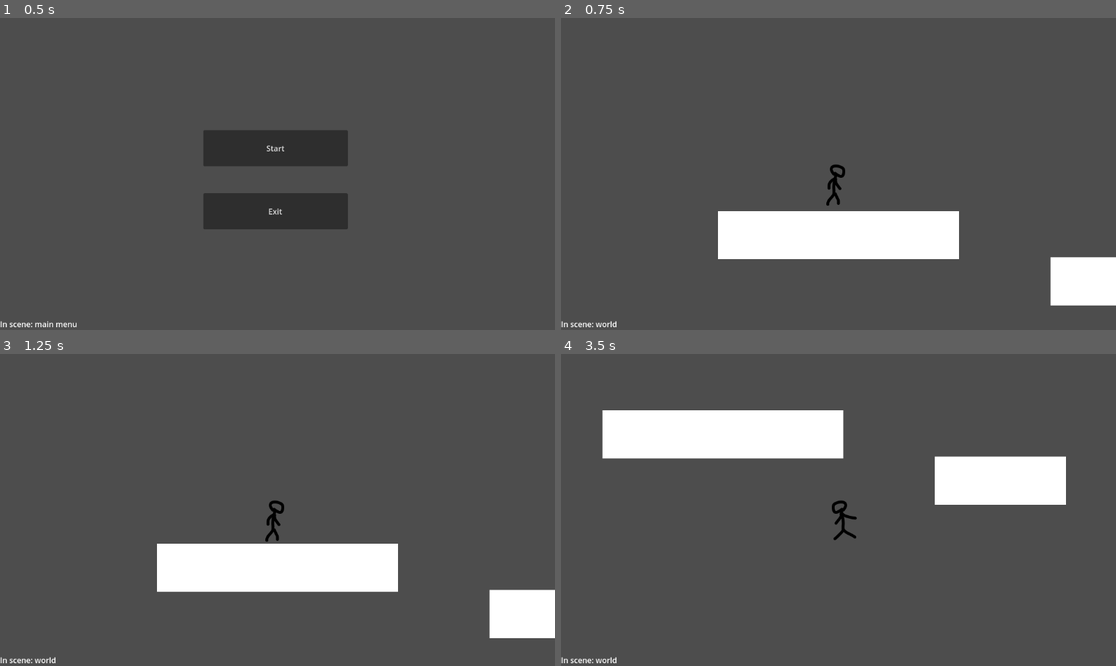
Above: before the commit, frames 1-4 (two rows, left to right).
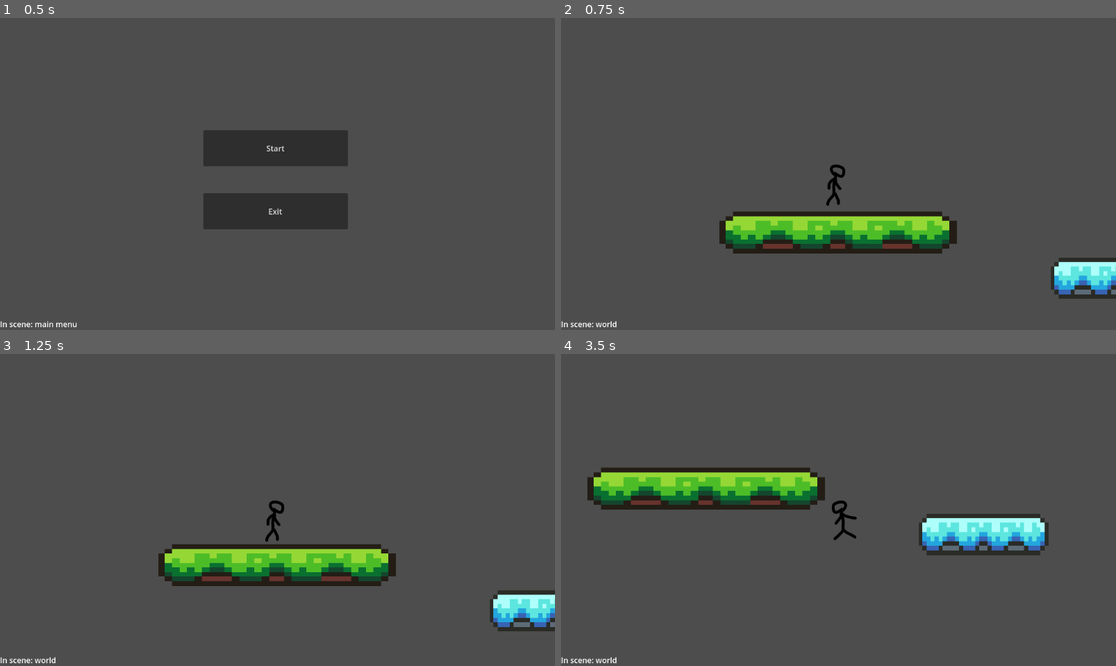
Above: after the commit, the same moments.

Repository: saperate/RatGame
Game: Godot game, scene res://scenes/main_menu.tscn
Two runs of this game, one before a commit and one after it. Both use one fixed random seed, a clock stepped at 60 frames per second and the inputs below.
Inputs:
- Up to frame 1 (0.5 s): no input
- Up to frame 2 (0.75 s): click "Start" at 0.5 s
- Up to frame 3 (1.25 s): no input
- Up to frame 4 (3.5 s): tap Enter at 1.25 s; hold Shift (shift, bound only after the commit) 1.28-2.03 s; hold D (move_right) 1.28-2.78 s; tap Space (jump) at 1.52, 2.27 s; tap Shift (shift, bound only after the commit) at 2.1 s; hold A (move_left) from 2.78 s (still down); hold Shift (shift, bound only after the commit) from 2.78 s (still down)

Frame 1 is identical in both runs. In frame 2, 8.5% of the frame differs, in the area x 28-100%, y 61-93%; in frame 3, 8.6%; in frame 4, 19%, in the area x 4-91%, y 18-65%.

Commit message:
Added friction & platform presets

Diff:
--- a/project.godot
+++ b/project.godot
@@ -42,3 +42,8 @@
 "events": [Object(InputEventKey,"resource_local_to_scene":false,"resource_name":"","device":0,"window_id":0,"alt_presse …(194 unchanged characters)…
 ]
 }
+shift={
+"deadzone": 0.5,
+"events": [Object(InputEventKey,"resource_local_to_scene":false,"resource_name":"","device":0,"window_id":0,"alt_pressed":false,"shift_pressed":false,"ctrl_pressed":false,"meta_pressed":false,"pressed":false,"keycode":0,"physical_keycode":4194325,"key_label":0,"unicode":0,"location":0,"echo":false,"script":null)
+]
+}
--- a/scenes/objects/platform.tscn
+++ b/scenes/objects/platform.tscn
@@ -1,16 +1,22 @@
-[gd_scene load_steps=3 format=3 uid="uid://f2acbw2bcsqm"]
+[gd_scene load_steps=4 format=3 uid="uid://f2acbw2bcsqm"]
 
-[sub_resource type="QuadMesh" id="QuadMesh_4dsg1"]
+[ext_resource type="Texture2D" uid="uid://d3ddo8o5d3f5w" path="res://resources/sprites/platforms.png" id="1_3xet0"]
+[ext_resource type="Script" path="res://scripts/platform.gd" id="2_hl335"]
 
 [sub_resource type="RectangleShape2D" id="RectangleShape2D_q6765"]
 size = Vector2(100, 33.3333)
 
-[node name="Platform" type="StaticBody2D"]
-
-[node name="MeshInstance2D" type="MeshInstance2D" parent="."]
-scale = Vector2(100, 100)
-mesh = SubResource("QuadMesh_4dsg1")
+[node name="Platform" type="AnimatableBody2D"]
+script = ExtResource("2_hl335")
 
 [node name="CollisionShape2D" type="CollisionShape2D" parent="."]
 scale = Vector2(1, 3)
 shape = SubResource("RectangleShape2D_q6765")
+
+[node name="PlatformSprite" type="Sprite2D" parent="."]
+texture_filter = 3
+scale = Vector2(3.09677, 9.6)
+texture = ExtResource("1_3xet0")
+region_enabled = true
+region_rect = Rect2(16.193, 0, 31.863, 10.156)
+script = ExtResource("2_hl335")
--- a/scenes/world.tscn
+++ b/scenes/world.tscn
@@ -19,6 +19,7 @@
 [node name="Platform2" parent="." instance=ExtResource("2_d5ry5")]
 position = Vector2(1152, 560)
 scale = Vector2(2.72924, 1)
+type = "ICE"
 
 [node name="SceneLabelContainer" type="CanvasLayer" parent="."]
 
--- /dev/null
+++ b/scripts/platform.gd
@@ -0,0 +1,37 @@
+@tool #used to run while editor is running
+extends Node
+
+@export_enum("GRASS", "ICE") var type: String = "GRASS";
+
+var types_dict = {
+	"GRASS": {
+		"friction": .75, # 1 means friction equal to the movement, < 1 = less
+		"rect": Rect2( # Coordinates for the texture
+			16.193,0, # X and Y
+			31.863,10.156 # Width and Height
+		)
+	},
+	"ICE": {
+		"friction": 0.1,
+		"rect": Rect2(
+			16.193,48.123,
+			31.863,10.156
+		)
+	}
+}
+
+func _ready():
+	if(has_node("PlatformSprite")):
+		var sprite : Sprite2D = get_node("PlatformSprite")
+		sprite.region_rect = types_dict[type]["rect"];
+
+#runs in both editor AND game, use editor hint if you dont want that
+func _process(delta):
+	# We only really need to constantly check in the editor,
+	# Idk why it would change while playing
+	if(Engine.is_editor_hint() and has_node("PlatformSprite")):
+		var sprite : Sprite2D = get_node("PlatformSprite")
+		sprite.region_rect = types_dict[type]["rect"];
+
+func get_friction():
+	return types_dict[type]["friction"];
--- a/scripts/player.gd
+++ b/scripts/player.gd
@@ -1,6 +1,7 @@
 extends CharacterBody2D
 
 const SPEED = 300.0
+const MAX_SPEED = 300.0
 const JUMP_VELOCITY = -500.0
 
 @onready var _animated_sprite = $AnimatedSprite2D
@@ -33,12 +34,37 @@
 
 	var direction = Input.get_axis("move_left", "move_right")
 	if direction:
-		velocity.x = direction * SPEED;
+		velocity.x = clamp(velocity.x + direction * SPEED, -MAX_SPEED, MAX_SPEED) * calc_speed_modifier();
 		#Temporary, we'll change this stuff to a state machine
 		_animated_sprite.play("run")
 		_animated_sprite.flip_h = true if direction == -1 else false
 	else:
-		velocity.x = move_toward(velocity.x, 0, SPEED)
+		velocity.x += velocity.x * (calc_friction_modifier(1) - 1);
 		_animated_sprite.play("idle")
 
 	move_and_slide()
+
+# This is called AFTER we clamp the speed
+func calc_speed_modifier():
+	var speed_modifer = 1;
+
+	if(Input.is_action_pressed("shift")):
+		speed_modifer *= 1.5;
+
+	#we could have smth here for a slowness modifier (ex: in a swamp)
+	#could possibly use the friction value, but it would need tweaking
+
+	return speed_modifer;
+
+func calc_friction_modifier(speed_modifer: float):
+	if(get_slide_collision_count() > 0):
+		var friction_modifier = 0;
+		# doubt we'll ever get more than 1, but just in case
+		for i in get_slide_collision_count():
+			var collision = get_slide_collision(0);
+			if(collision != null and collision.get_collider().has_method("get_friction")):
+				friction_modifier += collision.get_collider().get_friction();
+				if(collision.get_collider().get_friction() == 0):
+					print("ice");
+		speed_modifer -= speed_modifer * friction_modifier / get_slide_collision_count();
+	return speed_modifer;
Binary file added: resources/sprites/platforms.png
Not shown, added: resources/sprites/platforms.png.import
